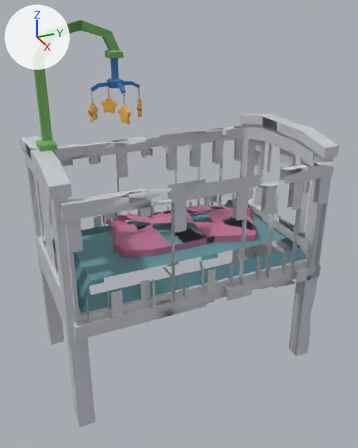
A saved change to the FBX model RhythmGamePrototype3/Assets/Animation/Baby/BabyFirst.fbx.
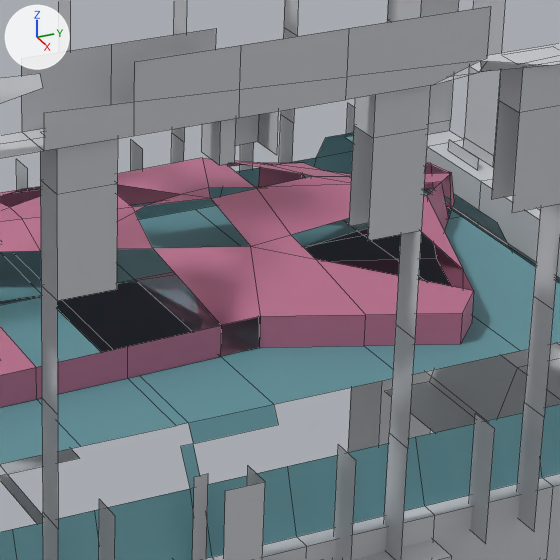
Each version appears first whole from a camera (50 mm lens) standing at (1.995, -0.871, 1.704) and looking at (0.053, 0.003, 0.732), and next in a close-up on the part from 46% to 77% of the width and 39% to 63% of the height. The lights are fixed; the arrows at upper left show +X, +Y and +Z. The close-ups show mesh edges as thin lines. Where no turn or scale is listed for an object, it has been applied to the vertices. Vertices at the same position are counted once.

Names of what the first close-up shows: 'SM_Prop_BabyCot_01', 'SM_Prop_BabyCot_Door_01'.
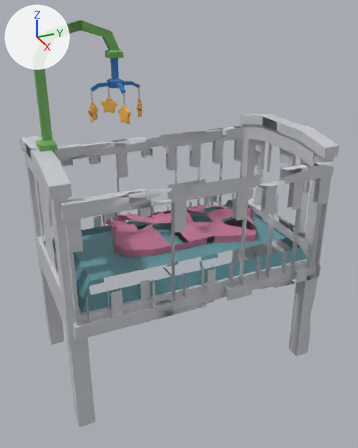
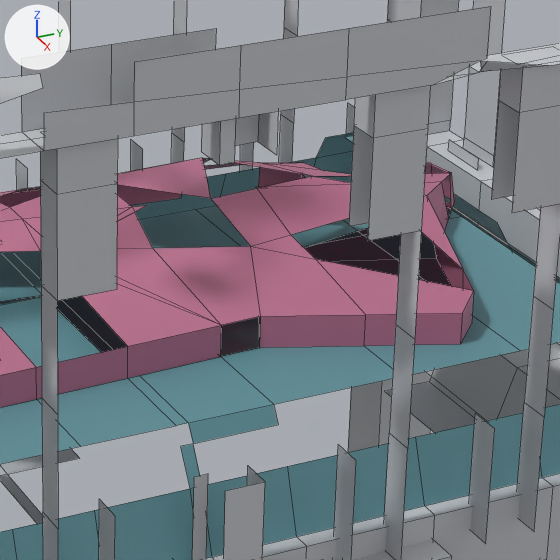
Pixel boxes (x1, y1, x2, y2) of what changed, in the close-ups (560 x 560 px; the box of a moved part takes in the faces that stretch with it):
part 1 of me_mesh, moved or reshaped: before (23, 158, 425, 251); after (23, 158, 441, 346)

The change, as a list of edits to the scene's bpy script:
```text
Change me_mesh:
    used by ob_sm_prop_babycot_01; location = (0.0, 0.0, 0.0)
    remove me_mesh.from_pydata(...)  # 1546 vertices, 907 faces; spans x -0.365..0.365, y -0.623..0.623, z 0.0..1.154
    add me_mesh.from_pydata(...)  # 1544 vertices, 907 faces; spans x -0.365..0.365, y -0.623..0.623, z 0.0..1.154
    me_mesh part 1
    2 vertices are removed from x 0.004, y 0.338, z 0.729
    21 faces are deleted
    21 new faces join them
```
